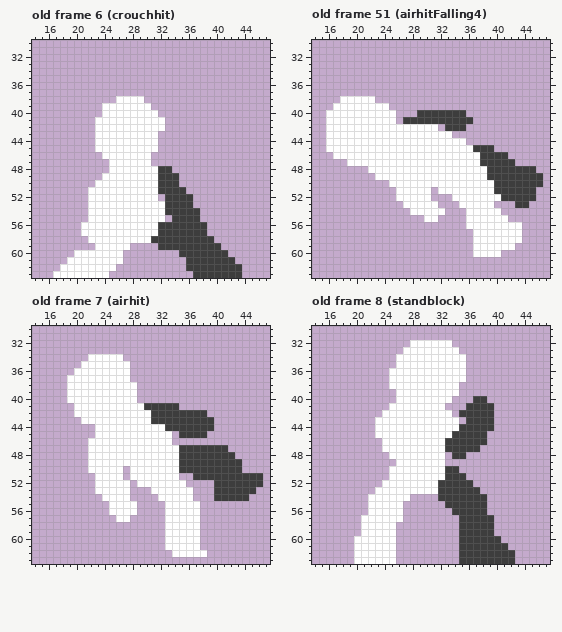
Two states of a pixel-art file, src/Unity/Fighters/Assets/Art/Sprites/Animations/hitandblock.aseprite. Above is the file before it was changed.
64x64 pixels, 51 frames. Shown: old frame 6 (crouchhit): x 14..47, y 30..63; old frame 51 (airhitFalling4): x 14..47, y 30..63; old frame 7 (airhit): x 14..47, y 30..63; old frame 8 (standblock): x 14..47, y 30..63. The commit also changed other frames, which this record leaves out.
The result:
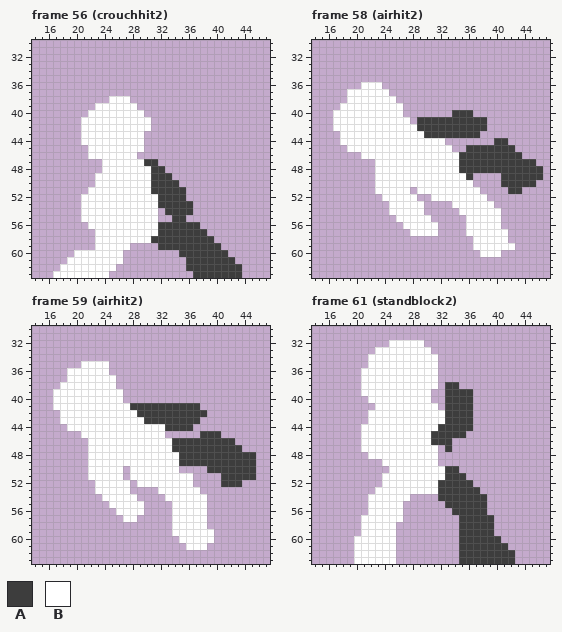
Palette (. is transparent): A #3d3d3d  B #ffffff
A new or re-ordered frame is compared with the old frame closest to it.
What changed:
frames 51 -> 66
Frame 56 (crouchhit2) is new; against old frame 6 (crouchhit):
y 38: x 25 . -> B; x 28..29 BB -> ..
y 39: x 23 . -> B; x 29..30 BB -> ..
y 40: x 22..23 .. -> BB; x 30..31 BB -> ..
y 41..42: x 21..22 .. -> BB; x 31..32 BB -> ..
y 43..44: x 21..22 .. -> BB; x 30..31 BB -> ..
y 45: x 22 . -> B; x 30..31 BB -> ..
y 46: x 22..23 .. -> BB; x 29..30 BB -> ..
y 47: x 24 . -> B; x 30..31 B. -> AA
y 48: x 24 . -> B; x 31 B -> A; x 33 A -> .
y 49: x 23 . -> B; x 31 B -> A; x 34 A -> .
y 50..51: x 31 B -> A
y 52: x 21 . -> B; x 32 . -> A; x 36 A -> .
y 53: x 21 . -> B; x 32 B -> A
y 54: x 21 . -> B; x 32 B -> .; x 37 A -> .
y 55: x 21 . -> B; x 32 B -> .; x 36..37 AA -> ..
y 56: x 21 B -> .; x 38 A -> .
y 57: x 21..22 BB -> ..
y 58: x 22 B -> .
Frame 58 (airhit2) is new; against old frame 51 (airhitFalling4):
y 36: x 21..23 ... -> BBB
y 37: x 19..24 ...... -> BBBBBB
y 38: x 18 B -> .; x 23..25 ... -> BBB
y 39: x 17 B -> .; x 25..26 .. -> BB
y 40: x 16 B -> .; x 26 . -> B; x 29..33 AAAAA -> .....; x 36 . -> A
y 41: x 16 B -> .; x 26..28 .AA -> BB.; x 37..38 .. -> AA
y 42: x 16 B -> .; x 29..32 BBB. -> AAAA; x 36..38 ... -> AAA
y 43: x 16..17 BB -> ..; x 30..37 BBBB.... -> AAAAAAAA
y 44: x 16..17 BB -> ..; x 33..35 BBB -> ...; x 40..41 .. -> AA
y 45: x 16..18 BBB -> ...; x 34..36 BBB -> ..A; x 40..42 ... -> AAA
y 46: x 17..20 BBBB -> ....; x 35..37 BBB -> AAA; x 42..43 .. -> AA
y 47: x 19..22 BBBB -> ....; x 35..37 BBB -> AAA; x 43..45 ... -> AAA
y 48: x 22 B -> .; x 35..38 BBBB -> AAAA; x 46 . -> A
y 49: x 36..40 BBBAA -> A....
y 50: x 23..24 .. -> BB; x 37..40 BBBA -> ....; x 46 A -> .
y 51: x 23..25 ... -> BBB; x 28 B -> .; x 31 . -> B; x 38..41 BBAA -> ....; x 44..45 AA -> ..
y 52: x 24..25 .. -> BB; x 29..33 BB... -> ..BBB; x 39..45 BBAAAAA -> .......
y 53: x 25..26 .. -> BB; x 30..31 BB -> ..; x 34 . -> B; x 43..44 AA -> ..
y 54: x 25..27 ... -> BBB; x 30..32 BBB -> ...; x 35 . -> B
y 55: x 26..29 .... -> BBBB; x 31 B -> .; x 41 B -> .
y 56: x 27..31 ..... -> BBBBB; x 41..43 BBB -> ...
y 57: x 28..31 .... -> BBBB; x 36 . -> B; x 42..43 BB -> ..
y 58: x 42..43 BB -> ..
y 60: x 37 B -> .
Frame 59 (airhit2) is new; against old frame 7 (airhit):
y 34: x 22..26 BBBBB -> .....
y 35: x 25..27 BBB -> ...
y 36: x 19 . -> B; x 25..27 BBB -> ...
y 37: x 26..27 BB -> ..
y 38: x 18 . -> B; x 26..28 BBB -> ...
y 39..40: x 17..18 .. -> BB; x 27..28 BB -> ..
y 41: x 17..19 ... -> BBB; x 28..29 BB -> AA; x 35..37 ... -> AAA
y 42: x 18..19 .. -> BB; x 29..30 BB -> AA
y 43: x 18..20 ... -> BBB; x 30 B -> A; x 38..39 AA -> ..
y 44: x 19..22 .... -> BBBB; x 37..39 AAA -> ...
y 45: x 21..22 .. -> BB; x 33 B -> .; x 35..37 AAA -> ...; x 39..40 .. -> AA
y 46: x 34..42 ......... -> AAAAAAAAA
y 47: x 34 B -> A; x 42..43 .. -> AA
y 48: x 43..45 ... -> AAA
y 49: x 44..45 .. -> AA
y 50: x 35..38 AAAA -> ....; x 44..45 .. -> AA
y 51: x 22 . -> B; x 35..40 ..AAAA -> BB....; x 46 A -> .
y 52: x 36 . -> B; x 40 A -> .; x 44..46 AAA -> ...
y 53: x 31 B -> .; x 37 . -> B; x 40..45 AAAAAA -> ......
y 54: x 28 . -> B; x 32 B -> .; x 37..38 .. -> BB; x 40..44 AAAAA -> .....
y 55: x 29 . -> B; x 33 B -> .; x 38 . -> B
y 56: x 25 B -> .; x 29 . -> B; x 33 B -> .; x 38 . -> B
y 57: x 26 B -> .; x 28 . -> B; x 33 B -> .; x 38 . -> B
y 58: x 33 B -> .; x 38 . -> B
y 59: x 33 B -> .; x 38..39 .. -> BB
y 60: x 33..34 BB -> ..; x 38..39 .. -> BB
y 61: x 33..35 BBB -> ...; x 38 . -> B
y 62: x 34..38 BBBBB -> .....
Frame 61 (standblock2) is new; against old frame 8 (standblock):
y 32: x 25..27 ... -> BBB; x 30..33 BBBB -> ....
y 33: x 23..26 .... -> BBBB; x 31..34 BBBB -> ....
y 34..35: x 22..25 .... -> BBBB; x 32..35 BBBB -> ....
y 36..37: x 21..24 .... -> BBBB; x 32..35 BBBB -> ....
y 38: x 21..24 .... -> BBBB; x 32..34 BBB -> .AA
y 39: x 21..25 ..... -> BBBBB; x 31..36 BBBB.. -> ..AAAA
y 40: x 22..25 .... -> BBBB; x 31..38 BBB...AA -> ..AAAA..
y 41: x 23..24 .. -> BB; x 32..35 B... -> .AAA; x 37..39 AAA -> ...
y 42: x 22..23 .. -> BB; x 33..34 B. -> AA; x 37..39 AAA -> ...
y 43: x 22 . -> B; x 33..35 BB. -> AAA; x 37..39 AAA -> ...
y 44: x 21..22 .. -> BB; x 32..34 BBB -> AAA; x 37..39 AAA -> ...
y 45: x 21..22 .. -> BB; x 31..33 BBB -> AAA; x 36..38 AAA -> ...
y 46: x 21..23 ... -> BBB; x 31..32 BB -> AA; x 34..38 AAAAA -> .....
y 47: x 21..23 ... -> BBB; x 32 B -> .; x 34..37 AAAA -> ....
y 48: x 22..24 ... -> BBB; x 32 B -> .; x 34..35 AA -> ..
y 49: x 24..25 .. -> BB; x 32 B -> .
y 51: x 24 . -> B
